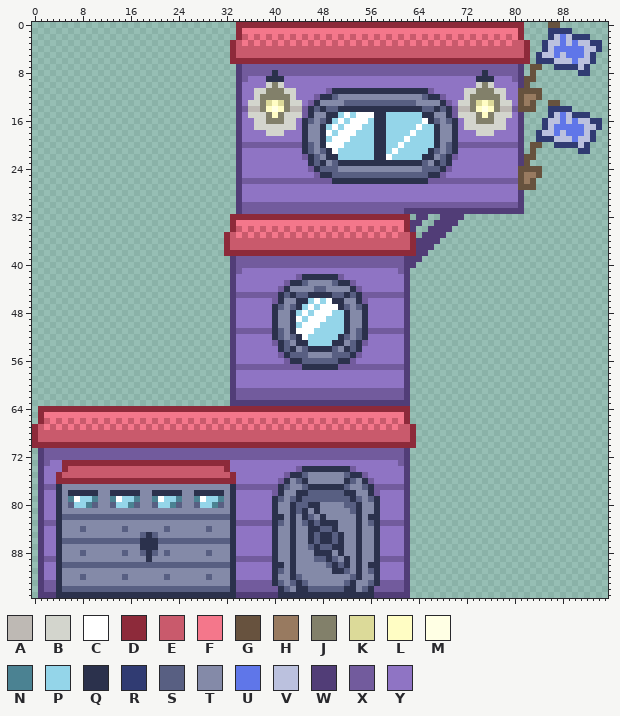
File history of a sprite sheet, assets/Houses/house_3x3_Z_a.png. The picture above is the old version.
The file is 96x96 pixels.
Palette (. is transparent): A #beb9b4  B #d3d5cd  C #ffffff  D #8d2a3a  E #c95a6c  F #f4778b  G #67523e  H #987a60  J #82806a  K #dcda99  L #fffdc4  M #ffffe4  N #4b8292  P #94d5e9  Q #2b314c  R #303b72  S #585f82  T #848aa8  U #5f76e9  V #bbc1de  W #513d77  X #725b9d  Y #8f74c4
The same view after the edit:
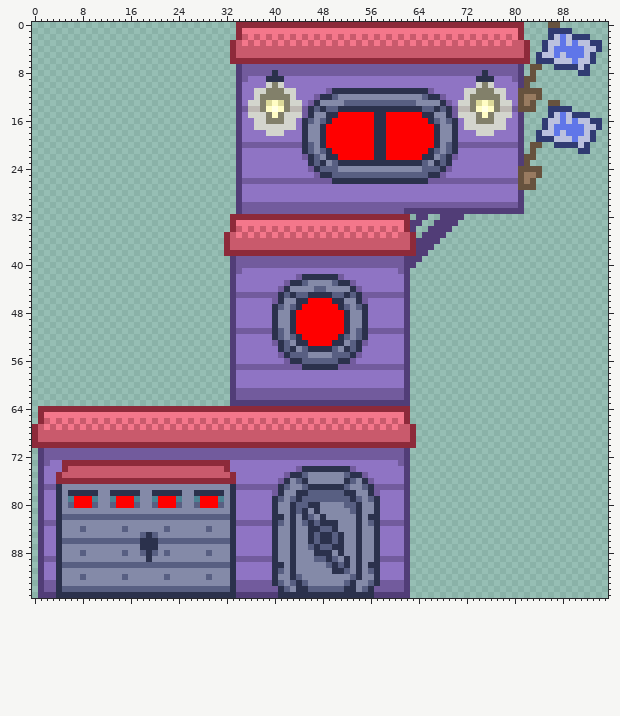
Commit message: updated house graphics to use day/night windows
From old to new:
@@ palette @@
-P #94d5e9
+P #ff0000
@@ x 47..67 @@
 14 SQSSQQQQQQQQQQQQQQSSQ
-15 TTQQPCPCCCQQPPPPPPQQT
-16 TSQPCPCCCPQQPPPPPPCQS
-17 TQPCPCCCPPQQPPPPPCPPQ
-18 TQCPCCCPPPQQPPPPCPPPQ
-19 TQPCCCPPPPQQPPPCPPPPQ
-20 TQCCCPPPPPQQPPCPPPPPQ
-21 TSQCPPPPPPQQPCPPPPPQS
-22 STQQPPPPPPQQCPPPPPQQT
+15 TTQQPPPPPPQQPPPPPPQQT
+16 TSQPPPPPPPQQPPPPPPPQS
+17 TQPPPPPPPPQQPPPPPPPPQ
+18 TQPPPPPPPPQQPPPPPPPPQ
+19 TQPPPPPPPPQQPPPPPPPPQ
+20 TQPPPPPPPPQQPPPPPPPPQ
+21 TSQPPPPPPPQQPPPPPPPQS
+22 STQQPPPPPPQQPPPPPPQQT
 23 SQTSQQQQQQQQQQQQQQSTQ
@@ x 42..52 @@
 45 SQSSQQQQSSQ
-46 TTQQPCPCQQT
-47 TSQPCPCCCQS
-48 TQPCPCCCPPQ
-49 TQCPCCCPPPQ
-50 TQPCCCPPPPQ
-51 TQCCCPPPPPQ
-52 TSQCPPPPPQS
+46 TTQQPPPPQQT
+47 TSQPPPPPPQS
+48 TQPPPPPPPPQ
+49 TQPPPPPPPPQ
+50 TQPPPPPPPPQ
+51 TQPPPPPPPPQ
+52 TSQPPPPPPQS
 53 STQQPPPPQQT
@@ x 5..32 @@
 78 TQQQQQTTQQQQQTTQQQQQTTQQQQQT
-79 TNCPPNTTNCPPNTTNCPPNTTNCPPNT
-80 TSPPNSTTSPPNSTTSPPNSTTSPPNST
+79 TNPPPNTTNPPPNTTNPPPNTTNPPPNT
+80 TSPPPSTTSPPPSTTSPPPSTTSPPPST
 81 TTTTTTTTTTTTTTTTTTTTTTTTTTTT
Boxes around the changes in both pictures, in picture pixels (x1, y1, x2, y2):
changed: (326, 112, 434, 160)
changed: (296, 298, 344, 346)
changed: (74, 496, 134, 508)
changed: (158, 496, 176, 508)
changed: (200, 496, 218, 508)
